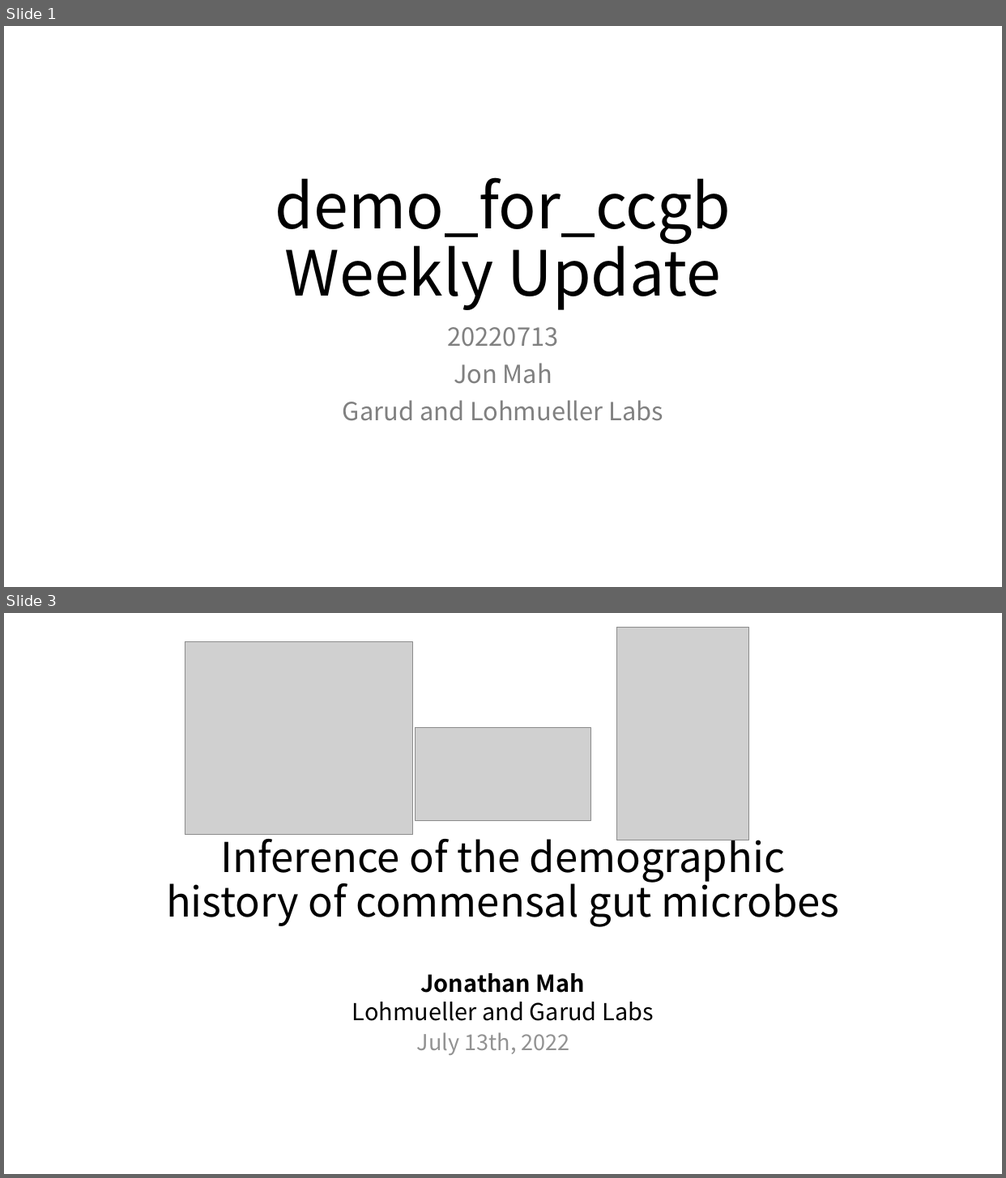
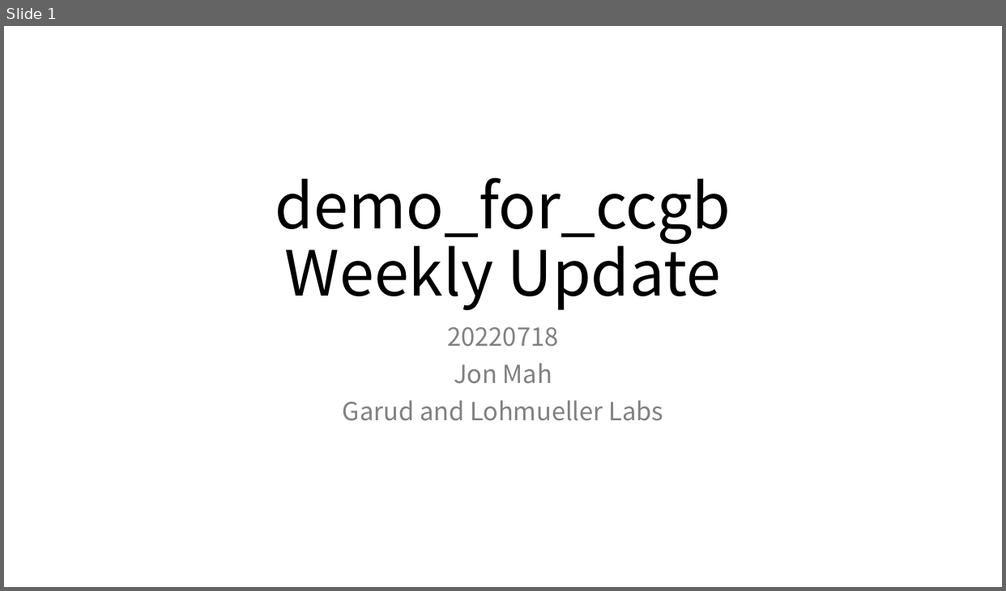
Before and after one commit to jon-mah/demo_for_ccgb, a slide deck: Summary/20220713_microbiome_demographic_slides.pptx. Shown one above the other, each under a label of ours: slides 1 and 3 before the commit, slide 1 after it; the slides between them are not shown. The pictures are 1006x1178 and 1006x591 pixels, drawn with LibreOffice and Linux fonts; fonts in the diff are those of the drawing; grey boxes stand for pictures. Boxes give left, top, right and bottom in pixels: in the first picture for what was removed or moved away, otherwise in the second. Text is boxed around its words. In the diff, an @@ line names an element or a change of style, - is before the commit and + after.

```diff
--- a/Summary/20220713_microbiome_demographic_slides.pptx
+++ b/Summary/20220713_microbiome_demographic_slides.pptx
@@ slide 3 removed at <box>4,613,1002,1174</box>, background #FFFFFF @@
@@ picture removed at <box>617,628,749,841</box> @@
@@ picture removed at <box>185,641,414,835</box> @@
@@ picture removed at <box>415,727,590,821</box> @@
@@ title removed at <box>166,831,839,927</box> @@
-Inference of the demographic history of commensal gut microbes
@@ text removed at <box>352,973,653,1021</box> @@
-Jonathan Mah
-Lohmueller and Garud Labs
@@ text removed at <box>417,1033,570,1055</box> @@
-July 13th, 2022
@@ slide 1 changed as well @@
@@ subtitle at <box>448,327,559,347</box>: text changed @@
-20220713
+20220718
```
Also in this commit, not shown: 1 other slide changed, 8 slides added, 7 other slides removed, 14 other files.
